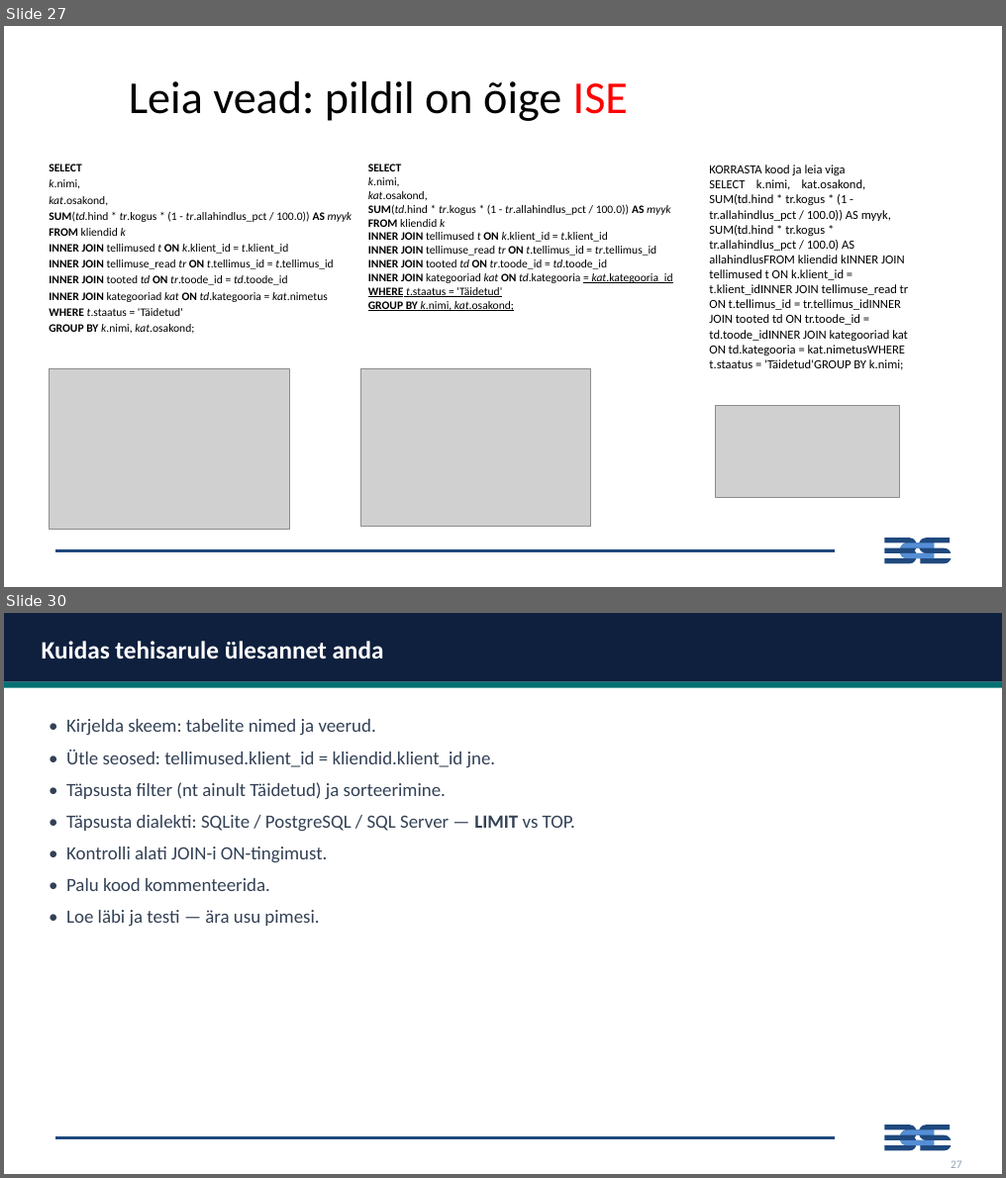
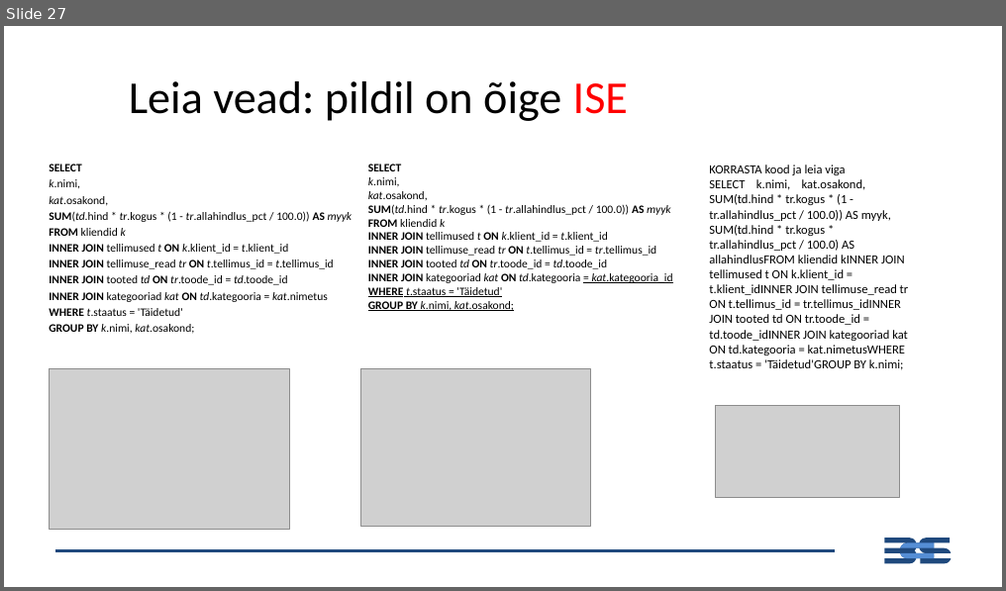
Before and after one commit to emilieabel/andmetarkus, a slide deck: Materjalid/Day8 SQL/8-paev-andmetarkus-esitlus.pptx. Shown one above the other, each under a label of ours: slides 27 and 30 before the commit, slide 27 after it; the slides between them are not shown. The pictures are 1006x1178 and 1006x591 pixels, drawn with LibreOffice and Linux fonts; fonts in the diff are those of the drawing; grey boxes stand for pictures. Boxes give left, top, right and bottom in pixels: in the first picture for what was removed or moved away, otherwise in the second. Text is boxed around its words. In the diff, an @@ line names an element or a change of style, - is before the commit and + after.

```diff
--- a/Materjalid/Day8 SQL/8-paev-andmetarkus-esitlus.pptx
+++ b/Materjalid/Day8 SQL/8-paev-andmetarkus-esitlus.pptx
@@ slide 30 removed at <box>4,613,1002,1174</box>, background #FFFFFF; not listed: 3 template elements that a slide beside it also shows @@
@@ rectangle removed at <box>4,613,1002,682</box> @@
@@ text removed at <box>42,641,384,659</box> @@
-Kuidas tehisarule ülesannet anda
@@ rectangle removed at <box>4,682,1002,688</box> @@
@@ text removed at <box>66,719,575,926</box> @@
-• Kirjelda skeem: tabelite nimed ja veerud.
-• Ütle seosed: tellimused.klient_id = kliendid.klient_id jne.
-• Täpsusta filter (nt ainult Täidetud) ja sorteerimine.
-• Täpsusta dialekti: SQLite / PostgreSQL / SQL Server — LIMIT vs TOP.
-• Kontrolli alati JOIN-i ON-tingimust.
-• Palu kood kommenteerida.
-• Loe läbi ja testi — ära usu pimesi.
@@ text removed at <box>950,1160,962,1168</box> @@
-27
```
Also in this commit, not shown: 1 slide changed, 12 other slides removed, 11 other files.
